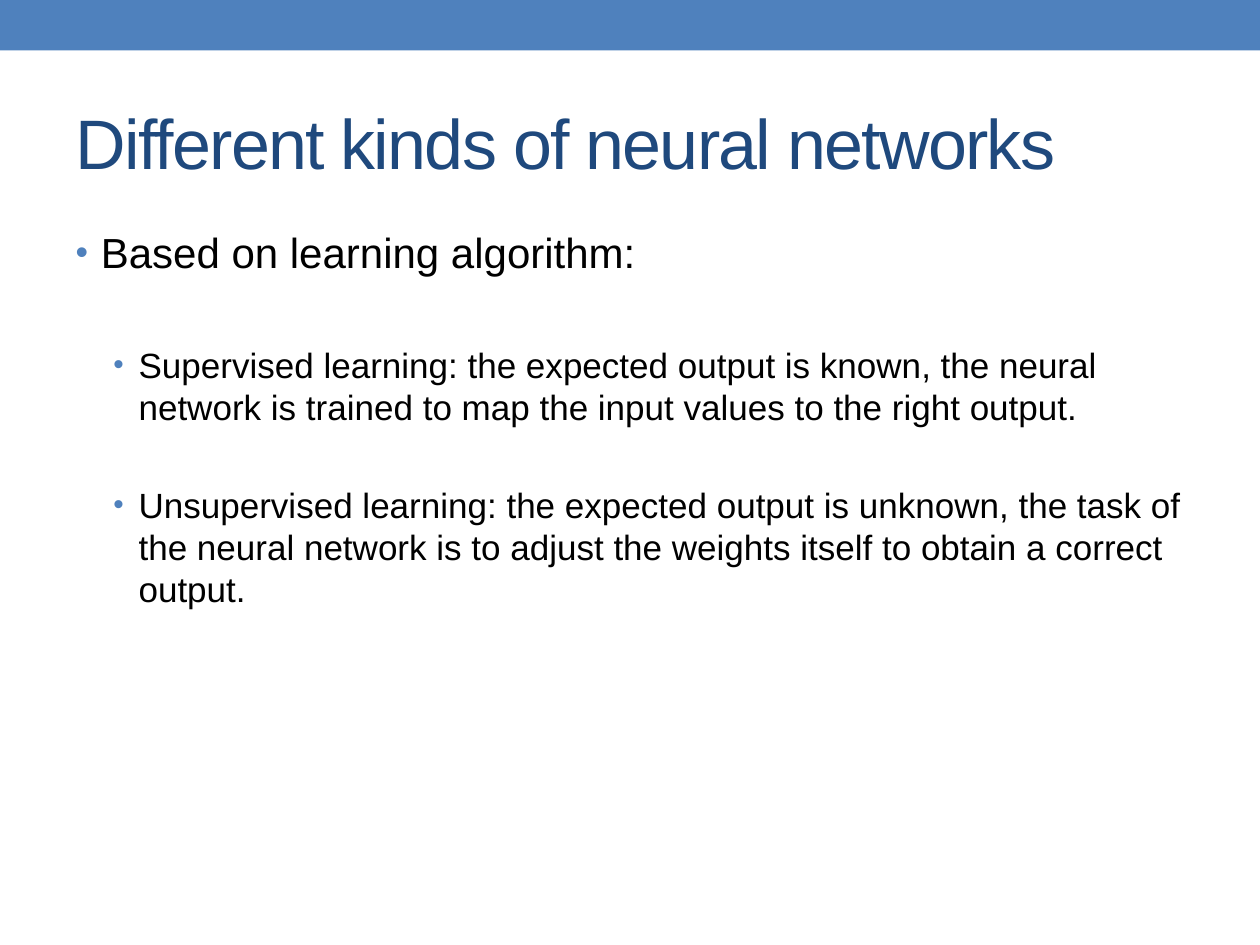
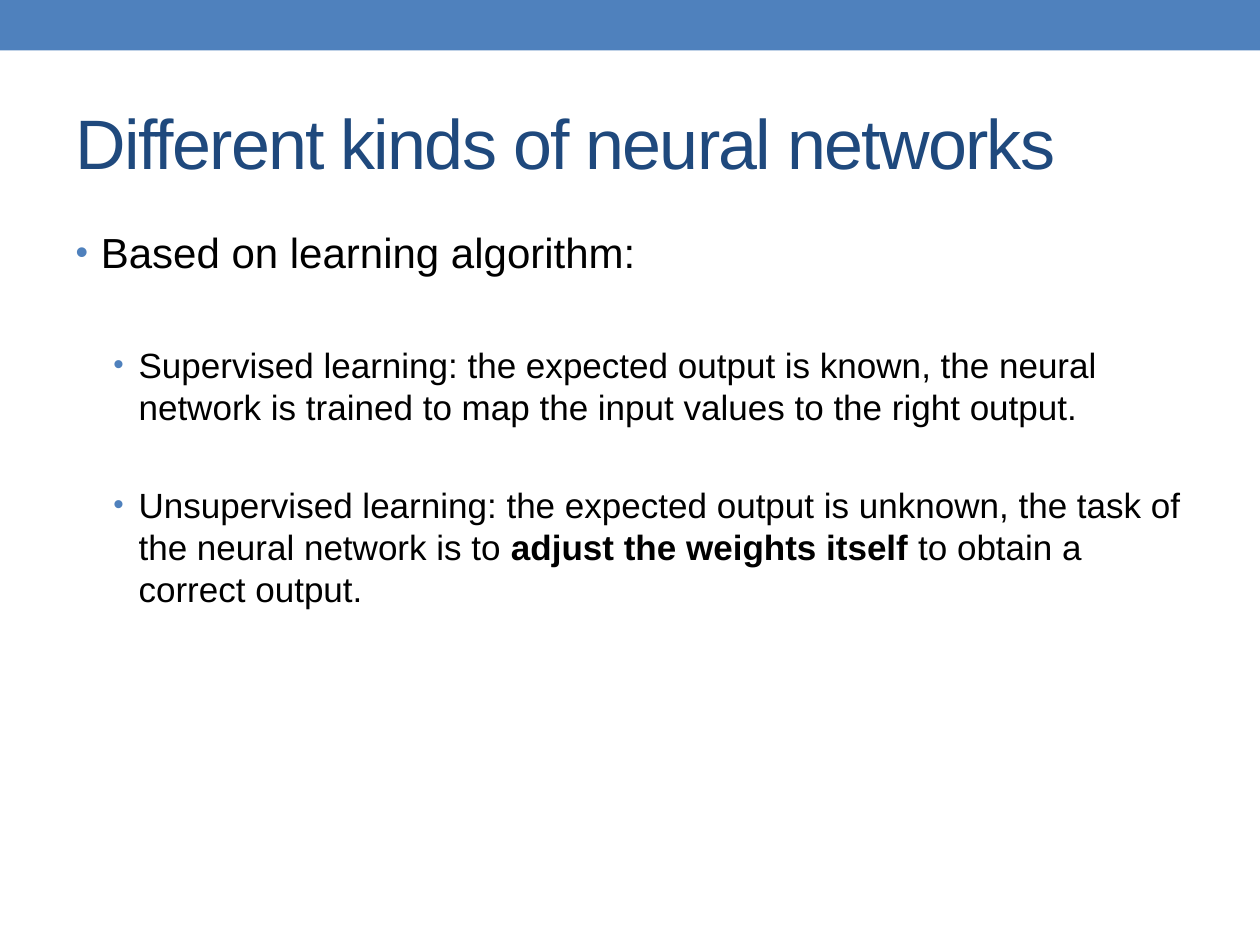
Before and after one commit to alessandrofrancesconi/carwin, a slide deck: slide 12 of presentation.pptx. Drawn at 1260x945 pixels with LibreOffice and Linux fonts; fonts in the diff are those of the drawing. Boxes give left, top, right and bottom in pixels: in the first picture for what was removed or moved away, otherwise in the second. Text is boxed around its words. In the diff, an @@ line names an element or a change of style, - is before the commit and + after.

```diff
--- a/presentation.pptx
+++ b/presentation.pptx
@@ text at (x1=139, y1=492, x2=1180, y2=608): bold on in "adjust the weights itself" @@
```
Also in this commit, not shown: 5 other slides changed, 10 slides added, 8 other files.
